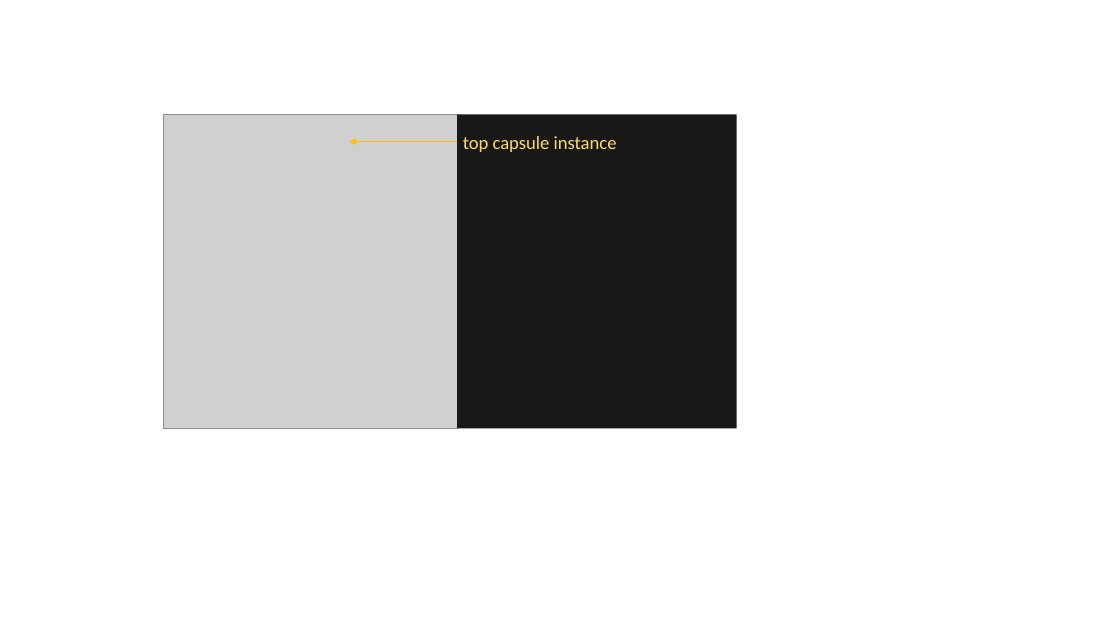
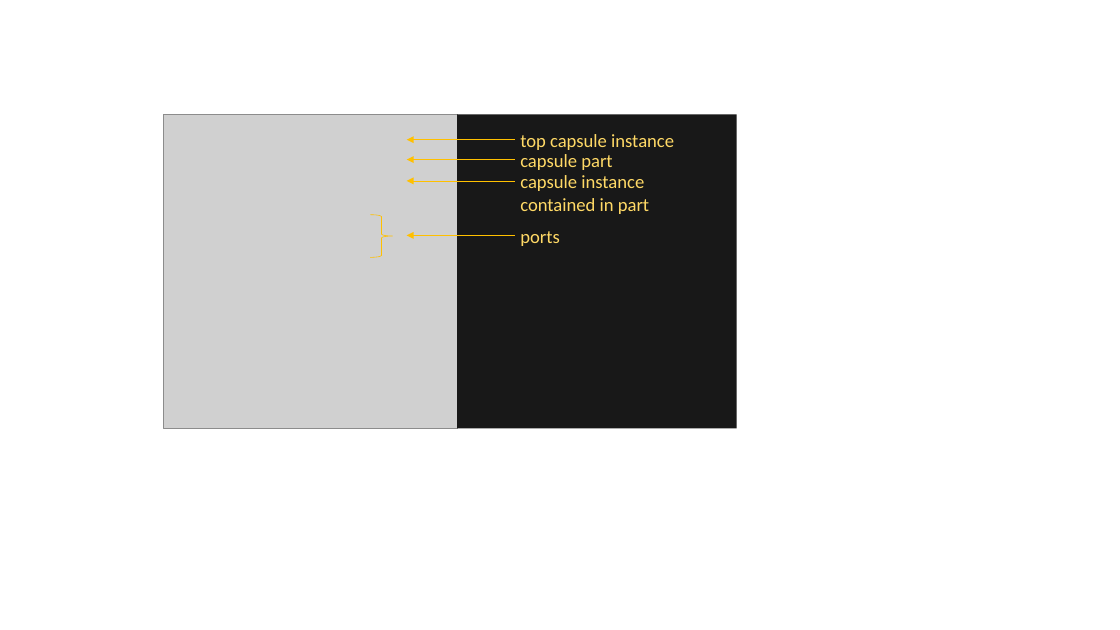
Before and after one commit to secure-dev-ops/code-realtime, a slide deck: slide 29 of illustrations.pptx. Drawn at 1120x630 pixels with LibreOffice and Linux fonts; fonts in the diff are those of the drawing; grey boxes stand for pictures. Boxes give left, top, right and bottom in pixels: in the first picture for what was removed or moved away, otherwise in the second. Text is boxed around its words. In the diff, an @@ line names an element or a change of style, - is before the commit and + after.

```diff
--- a/illustrations.pptx
+++ b/illustrations.pptx
@@ arrow moved from (457, 142) - (350, 142) to (515, 139) - (407, 139) @@
@@ text "top capsule instance": place and size @@
-text "top capsule instance" at box(463, 136, 617, 152)
+text "top capsule instance" at box(520, 134, 674, 150)
@@ arrow added from (515, 160) to (407, 160), #FFC000 0.5 pt @@
@@ text added at box(520, 154, 612, 170), 16 pt, text #FFD966 @@
+capsule part
@@ text added at box(520, 175, 649, 214), 16 pt, text #FFD966 @@
+capsule instance
+contained in part
@@ arrow added from (515, 181) to (407, 181), #FFC000 0.5 pt @@
@@ right brace added at box(371, 215, 393, 258), outline #FFC000 0.5 pt @@
@@ arrow added from (515, 235) to (407, 235), #FFC000 0.5 pt @@
@@ text added at box(520, 231, 560, 246), 16 pt, text #FFD966 @@
+ports
```
Also in this commit, not shown: 36 other files.
